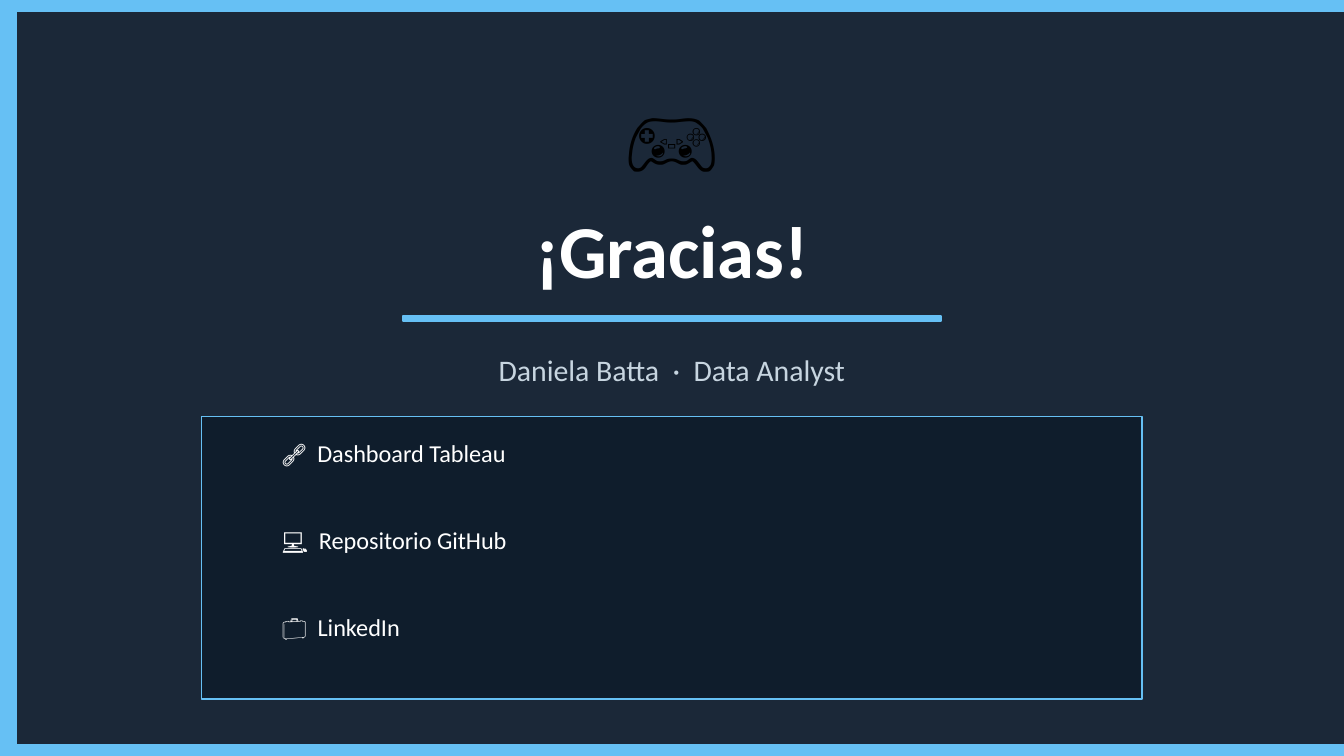
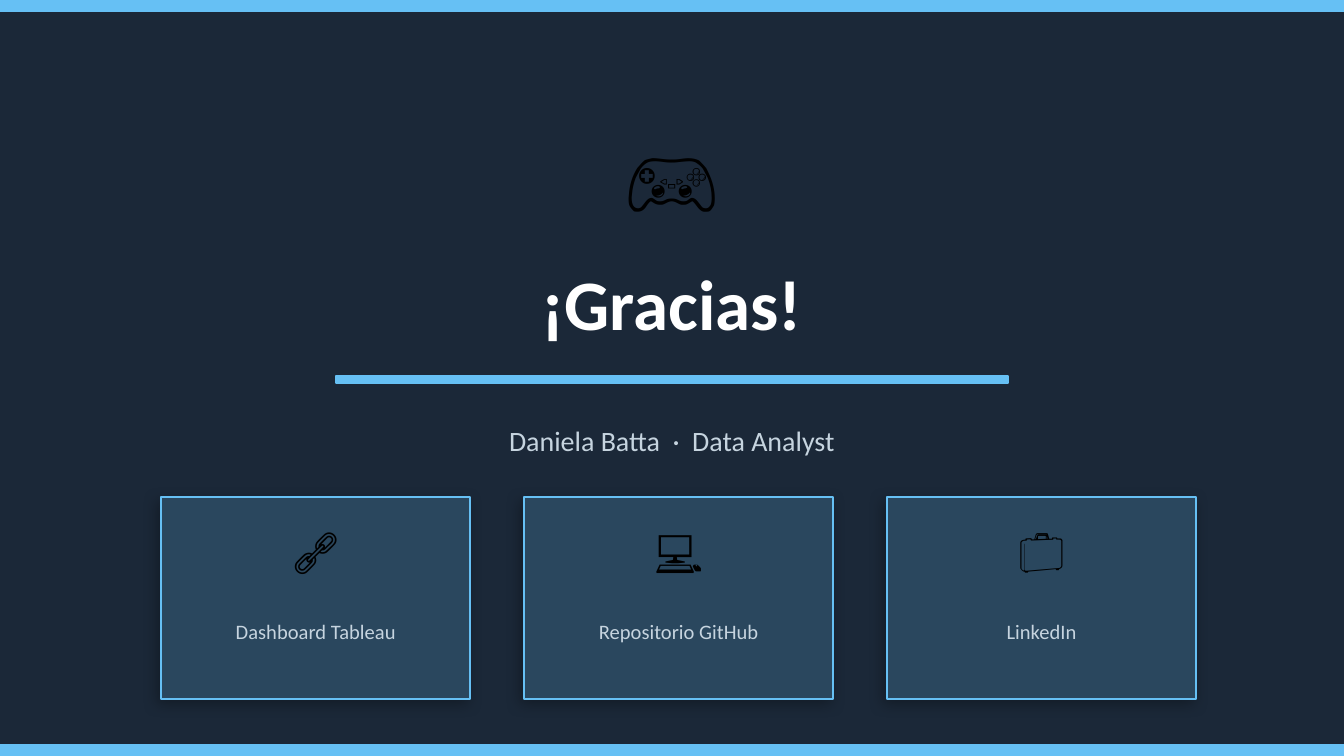
Before and after one commit to danielabatta3/steam-data-analysis, a slide deck: slide 11 of steam_analysis_presentation.pptx. Drawn at 1344x756 pixels with LibreOffice and Linux fonts; fonts in the diff are those of the drawing. Boxes give left, top, right and bottom in pixels: in the first picture for what was removed or moved away, otherwise in the second. Text is boxed around its words. In the diff, an @@ line names an element or a change of style, - is before the commit and + after.

```diff
--- a/steam_analysis_presentation.pptx
+++ b/steam_analysis_presentation.pptx
@@ rectangle removed at (x1=0, y1=0, x2=16, y2=755) @@
@@ text "🎮" rewrapped from (x1=40, y1=67, x2=1304, y2=202) to (x1=0, y1=108, x2=1344, y2=242) @@
@@ text "¡Gracias!" moved from (x1=535, y1=225, x2=809, y2=290) to (x1=542, y1=280, x2=802, y2=341) @@
@@ text "¡Gracias!" at (x1=542, y1=280, x2=802, y2=341): size 40 to 38 pt @@
@@ rectangle resized from (x1=403, y1=316, x2=941, y2=321) to (x1=336, y1=376, x2=1008, y2=383) @@
@@ text "Daniela Batta · Data Analyst" moved from (x1=499, y1=360, x2=844, y2=386) to (x1=509, y1=431, x2=834, y2=456) @@
@@ text "Daniela Batta · Data Analyst" at (x1=509, y1=431, x2=834, y2=456): size 16 to 15 pt, text colour #C7D5E0 to #C6D4DF @@
@@ rectangle removed at (x1=202, y1=417, x2=1142, y2=699) @@
@@ rectangle added at (x1=161, y1=497, x2=470, y2=699), fill #2A475E, outline #66C0F4 1 pt @@
@@ text added at (x1=161, y1=508, x2=470, y2=589), 24 pt, text #000000 @@
+🔗
@@ rectangle added at (x1=524, y1=497, x2=833, y2=699), fill #2A475E, outline #66C0F4 1 pt @@
@@ text added at (x1=524, y1=508, x2=833, y2=589), 24 pt, text #000000 @@
+💻
@@ rectangle added at (x1=887, y1=497, x2=1196, y2=699), fill #2A475E, outline #66C0F4 1 pt @@
@@ text added at (x1=887, y1=508, x2=1196, y2=589), 24 pt, text #000000 @@
+💼
@@ text at (x1=236, y1=625, x2=396, y2=639): text changed; size 13 to 11 pt; text colour #FFFFFF to #C6D4DF @@
-🔗 Dashboard Tableau
+Dashboard Tableau
@@ text at (x1=599, y1=625, x2=758, y2=643): text changed; size 13 to 11 pt; text colour #FFFFFF to #C6D4DF @@
-💻 Repositorio GitHub
+Repositorio GitHub
@@ text at (x1=1007, y1=625, x2=1077, y2=639): text changed; size 13 to 11 pt; text colour #FFFFFF to #C6D4DF @@
-💼 LinkedIn
+LinkedIn
```
Also in this commit, not shown: 8 other slides changed, 2 slides added, 2 slides removed.
